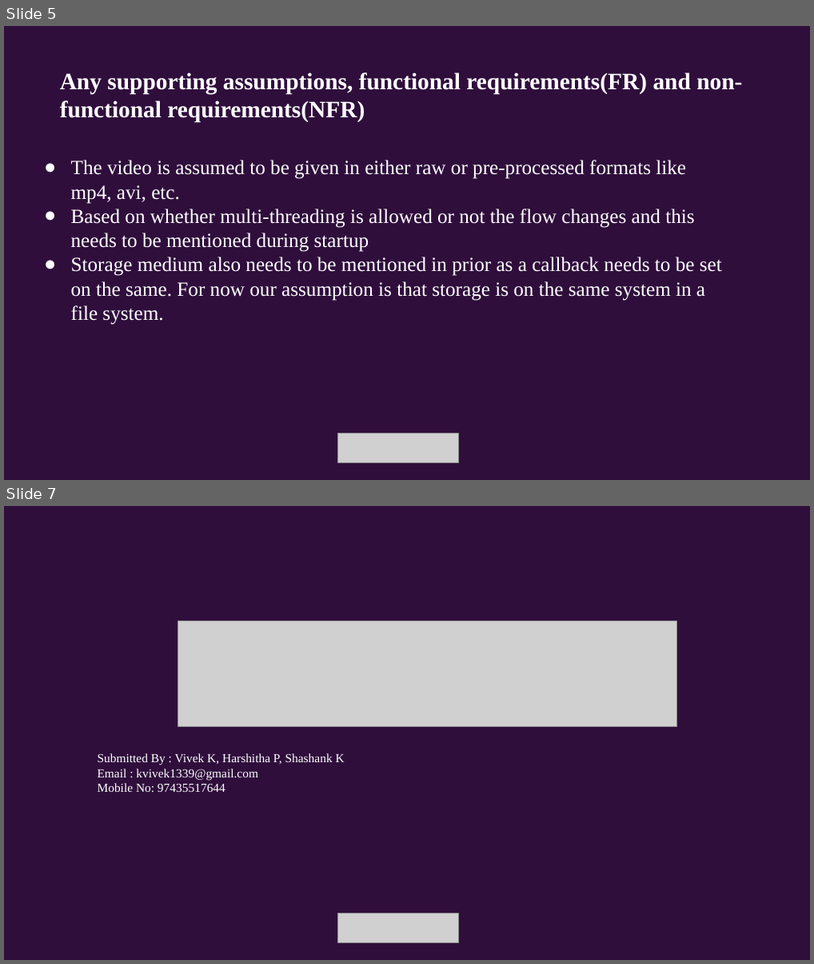
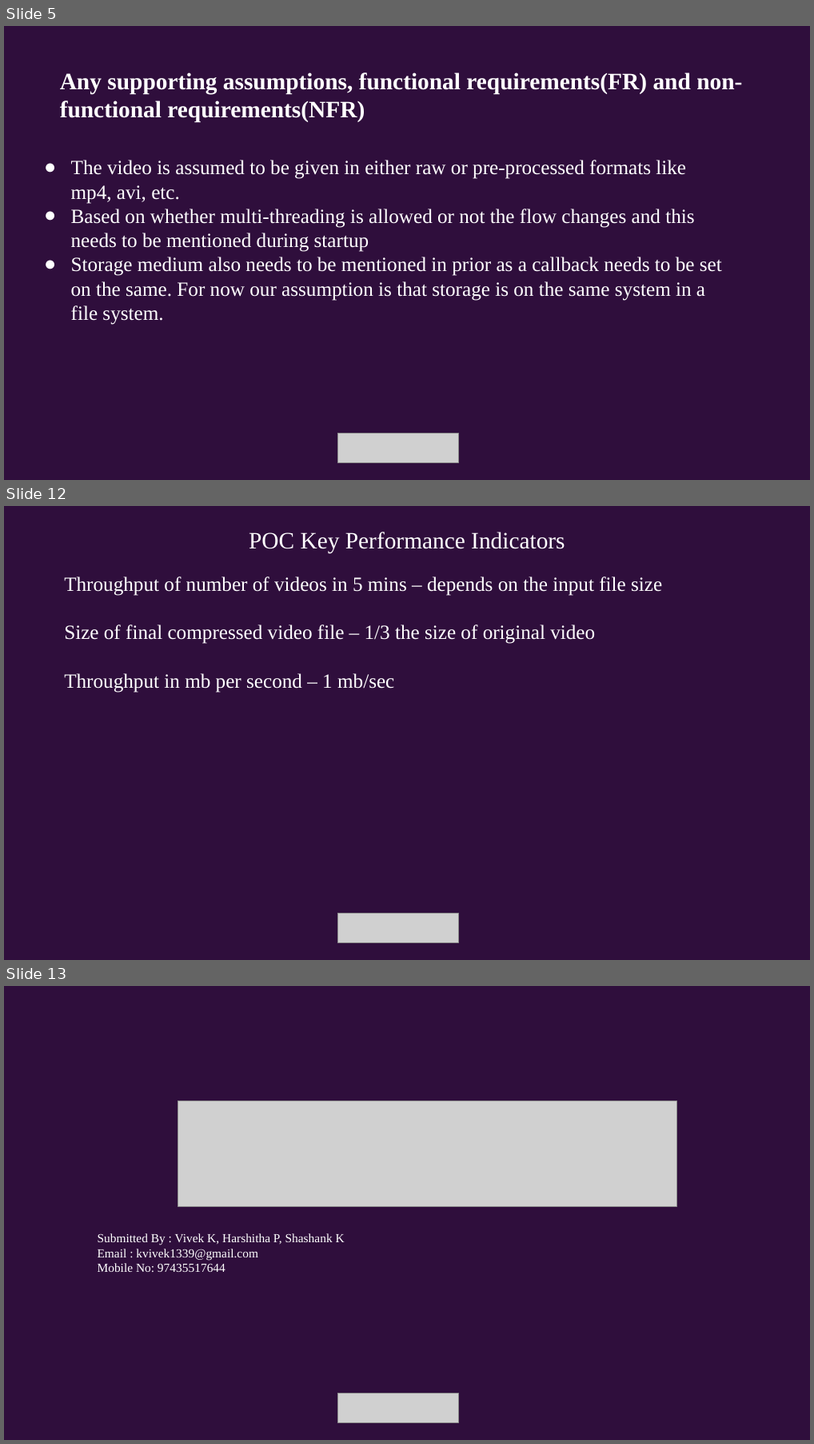
Before and after one commit to harshithaputtaswamy/video-compression, a slide deck: idea/idea_video_compression.pptx. Shown one above the other, each under a label of ours: slides 5 and 7 before the commit, slides 5, 12 and 13 after it; the slides between them are not shown. The pictures are 814x964 and 814x1444 pixels, drawn with LibreOffice and Linux fonts; fonts in the diff are those of the drawing; grey boxes stand for pictures. Boxes give left, top, right and bottom in pixels: in the first picture for what was removed or moved away, otherwise in the second. Text is boxed around its words. In the diff, an @@ line names an element or a change of style, - is before the commit and + after.

```diff
--- a/idea/idea_video_compression.pptx
+++ b/idea/idea_video_compression.pptx
@@ slide 12 added at (x1=4, y1=506, x2=810, y2=960), background #FFFFFF @@
@@ rectangle added at (x1=4, y1=506, x2=810, y2=959), fill #2F0E3C @@
@@ text added at (x1=249, y1=532, x2=565, y2=553), 21 pt, text #FFFFFF @@
+POC Key Performance Indicators
@@ text added at (x1=64, y1=576, x2=662, y2=692), 18 pt, text #FFFFFF @@
+Throughput of number of videos in 5 mins – depends on the input file size
+Size of final compressed video file – 1/3 the size of original video
+Throughput in mb per second – 1 mb/sec
@@ picture added at (x1=338, y1=913, x2=459, y2=942) @@
@@ what was slide 7 is now slide 13 @@
```
Also in this commit, not shown: 1 slide changed, 5 other slides added.
